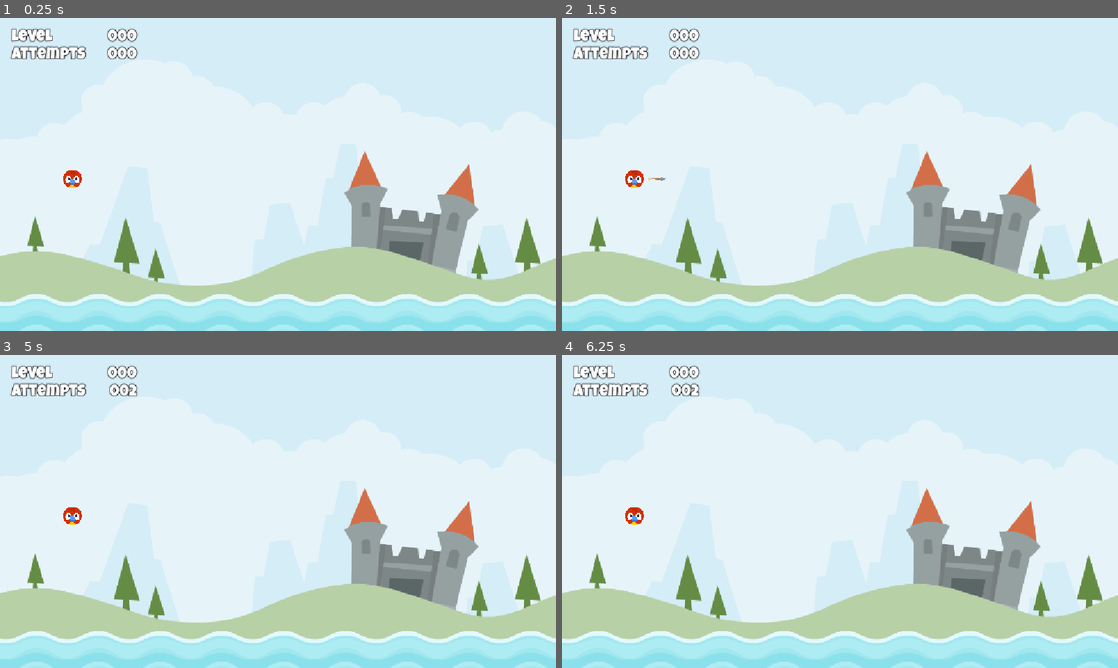
Above: before the commit, frames 1-4 (two rows, left to right).
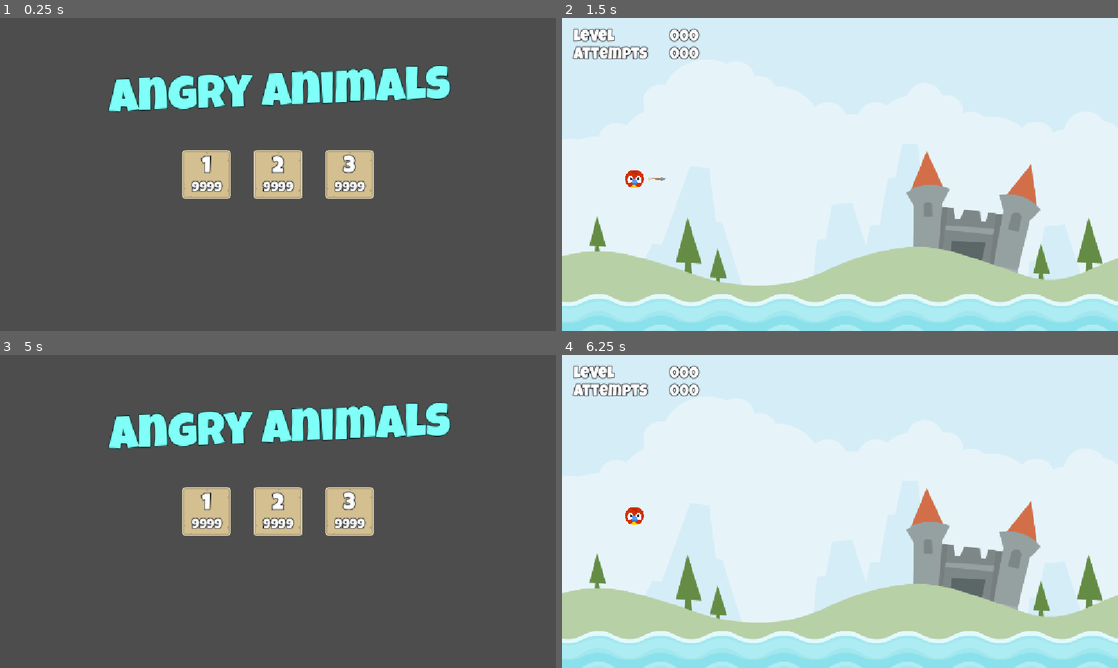
Above: after the commit, the same moments.

Repository: vivianamo/angry-animals
Game: Godot game, scene res://Scenes/Main/main.tscn
The game is run twice, just before and just after one commit, with the same random seed, the same clock (stepped at 60 frames per second) and the same inputs. Before the commit the project starts from res://Scenes/LevelBase/level_base.tscn.
Inputs (mouse positions are in pixels of both pictures, inside the frame that each line leads up to):
- Up to frame 1 (0.25 s): no input
- Up to frame 2 (1.5 s): click (767, 174) at 0.52 s; tap Enter at 1.25 s; drag from (634, 177) to (895, 105) at 1.27 s
- Up to frame 3 (5 s): drag from (166, 527) to (250, 574) at 2.02 s; move the mouse to (72, 514) at 2.77 s; press the mouse at (72, 514) at 2.78 s; hold Up (ui_up) 2.78-3.5 s; release the mouse at (72, 514) at 3.5 s; tap Space at 3.5 s; drag from (250, 574) to (111, 464) at 3.52 s; move the mouse to (444, 558) at 4.27 s; press the mouse at (444, 558) at 4.28 s; hold Down (ui_down) from 4.28 s (still down); tap Escape (ui_cancel) at 4.9 s
- Up to frame 4 (6.25 s): release Down (ui_down) at 5 s; release the mouse at (1006, 558) at 5 s; click (840, 511) at 5.02 s; tap Enter at 5.75 s; drag from (673, 464) to (756, 433) at 5.77 s

The runs differ from the first frame. In frame 1, 100% of the frame differs, in the area x 0-100%, y 0-100%; in frame 2, nothing differs; in frame 3, 100%; in frame 4, 0.2%.

Commit message:
95. 15 - Level Button

Diff:
--- a/Scenes/GameUi/game_ui.gd
+++ b/Scenes/GameUi/game_ui.gd
@@ -1,15 +1,14 @@
 extends Control
-
 
 var _total_cups: int = 1
 var _current_cups: int = 0
 var _attempts: int = -1
 
+const MAIN = preload("res://Scenes/Main/main.tscn")
+
 @onready var vb_complete: VBoxContainer = $VbComplete
 @onready var music: AudioStreamPlayer2D = $Music
 @onready var attempts_label: Label = $MarginContainer/VBoxContainer/HBAttempts2/AttemptsLabel
-
-
 
 # Called when the node enters the scene tree for the first time.
 func _ready() -> void:
@@ -29,3 +28,7 @@
 		vb_complete.visible = true
 		music.play()
 		get_tree().paused = true
+
+func _unhandled_input(event: InputEvent) -> void:
+	if event.is_action_pressed("ui_cancel"):
+			get_tree().change_scene_to_packed(MAIN)
--- a/Scenes/LevelBase/level_3.tscn
+++ b/Scenes/LevelBase/level_3.tscn
@@ -1,5 +1,18 @@
 [gd_scene format=3 uid="uid://ba7pb0e5o5oc6"]
 
 [ext_resource type="PackedScene" uid="uid://bwjo0qqbe10tc" path="res://Scenes/LevelBase/level_base.tscn" id="1_rlio8"]
+[ext_resource type="PackedScene" uid="uid://c0r8lspl71gj5" path="res://Scenes/Cup/cup.tscn" id="2_blxs8"]
 
 [node name="Level3" unique_id=565985264 instance=ExtResource("1_rlio8")]
+
+[node name="Cup" parent="." index="5" unique_id=1431755983 instance=ExtResource("2_blxs8")]
+position = Vector2(265, 452)
+
+[node name="Cup2" parent="." index="6" unique_id=375482264 instance=ExtResource("2_blxs8")]
+position = Vector2(673, 195)
+
+[node name="Cup3" parent="." index="7" unique_id=842529748 instance=ExtResource("2_blxs8")]
+position = Vector2(893, 416)
+
+[node name="Cup4" parent="." index="8" unique_id=758210350 instance=ExtResource("2_blxs8")]
+position = Vector2(893, 416)
--- /dev/null
+++ b/Scenes/LevelButton/level_button.gd
@@ -0,0 +1,31 @@
+extends TextureButton
+
+
+
+@export var level_number: int = 1
+
+@onready var animation_player: AnimationPlayer = $AnimationPlayer
+@onready var level_label: Label = $MarginContainer/VB/LevelLabel
+
+
+
+# Called when the node enters the scene tree for the first time.
+func _ready() -> void:
+	level_label.text = str(level_number)
+	mouse_entered.connect(_on_mouse_entered)
+	mouse_exited.connect(_on_mouse_exited)
+	pressed.connect(_on_pressed)
+
+func _on_mouse_entered() -> void:
+	animation_player.play("mouse_entered")
+
+
+func _on_mouse_exited() -> void:
+	animation_player.play("mouse_exited")
+
+
+func _on_pressed() -> void:
+	# We're making the assumption that this does exist, if not the program will crash :>
+	get_tree().change_scene_to_file(
+		"res://Scenes/LevelBase/level_%d.tscn" % level_number
+	)
--- /dev/null
+++ b/Scenes/LevelButton/level_button.tscn
@@ -0,0 +1,111 @@
+[gd_scene format=3 uid="uid://4rmjn4nuowkt"]
+
+[ext_resource type="Texture2D" uid="uid://cfn0foh3tn8rx" path="res://Assets/ui/panel_beige.png" id="1_flwdi"]
+[ext_resource type="Script" uid="uid://bfexg7ypixnuu" path="res://Scenes/LevelButton/level_button.gd" id="2_6ttex"]
+[ext_resource type="FontFile" uid="uid://cvggivpkv0c32" path="res://Assets/fonts/LuckiestGuy-Regular.ttf" id="2_fqyka"]
+
+[sub_resource type="LabelSettings" id="LabelSettings_6ttex"]
+font = ExtResource("2_fqyka")
+font_size = 48
+font_color = Color(0.99646384, 0.99646395, 0.99646395, 1)
+outline_size = 6
+outline_color = Color(0.096204735, 0.09620475, 0.096204735, 1)
+
+[sub_resource type="LabelSettings" id="LabelSettings_fqyka"]
+font = ExtResource("2_fqyka")
+font_size = 28
+font_color = Color(0.99646384, 0.99646395, 0.99646395, 1)
+outline_size = 6
+outline_color = Color(0.096204735, 0.09620475, 0.096204735, 1)
+
+[sub_resource type="Animation" id="Animation_6j25p"]
+length = 0.001
+tracks/0/type = "value"
+tracks/0/imported = false
+tracks/0/enabled = true
+tracks/0/path = NodePath(".:scale")
+tracks/0/interp = 1
+tracks/0/loop_wrap = true
+tracks/0/keys = {
+"times": PackedFloat32Array(0),
+"transitions": PackedFloat32Array(1),
+"update": 0,
+"values": [Vector2(1, 1)]
+}
+
+[sub_resource type="Animation" id="Animation_6ttex"]
+resource_name = "mouse_entered"
+length = 0.2
+step = 0.1
+tracks/0/type = "value"
+tracks/0/imported = false
+tracks/0/enabled = true
+tracks/0/path = NodePath(".:scale")
+tracks/0/interp = 1
+tracks/0/loop_wrap = true
+tracks/0/keys = {
+"times": PackedFloat32Array(0, 0.2),
+"transitions": PackedFloat32Array(1, 1),
+"update": 0,
+"values": [Vector2(1, 1), Vector2(1.1, 1.1)]
+}
+
+[sub_resource type="Animation" id="Animation_2b86x"]
+resource_name = "mouse_exited"
+length = 0.2
+step = 0.1
+tracks/0/type = "value"
+tracks/0/imported = false
+tracks/0/enabled = true
+tracks/0/path = NodePath(".:scale")
+tracks/0/interp = 1
+tracks/0/loop_wrap = true
+tracks/0/keys = {
+"times": PackedFloat32Array(0, 0.2),
+"transitions": PackedFloat32Array(1, 1),
+"update": 0,
+"values": [Vector2(1.1, 1.1), Vector2(1, 1)]
+}
+
+[sub_resource type="AnimationLibrary" id="AnimationLibrary_6j25p"]
+_data = {
+&"RESET": SubResource("Animation_6j25p"),
+&"mouse_entered": SubResource("Animation_6ttex"),
+&"mouse_exited": SubResource("Animation_2b86x")
+}
+
+[node name="LevelButton" type="TextureButton" unique_id=1608696636]
+offset_right = 40.0
+offset_bottom = 40.0
+pivot_offset_ratio = Vector2(0.5, 0.5)
+texture_normal = ExtResource("1_flwdi")
+script = ExtResource("2_6ttex")
+
+[node name="MarginContainer" type="MarginContainer" parent="." unique_id=1866666992]
+layout_mode = 1
+anchors_preset = 15
+anchor_right = 1.0
+anchor_bottom = 1.0
+grow_horizontal = 2
+grow_vertical = 2
+theme_override_constants/margin_top = 12
+
+[node name="VB" type="VBoxContainer" parent="MarginContainer" unique_id=27078078]
+layout_mode = 2
+
+[node name="LevelLabel" type="Label" parent="MarginContainer/VB" unique_id=1361892746]
+layout_mode = 2
+text = "99"
+label_settings = SubResource("LabelSettings_6ttex")
+horizontal_alignment = 1
+vertical_alignment = 1
+
+[node name="ScoreLabel2" type="Label" parent="MarginContainer/VB" unique_id=1612661601]
+layout_mode = 2
+text = "9999"
+label_settings = SubResource("LabelSettings_fqyka")
+horizontal_alignment = 1
+vertical_alignment = 1
+
+[node name="AnimationPlayer" type="AnimationPlayer" parent="." unique_id=928180689]
+libraries/ = SubResource("AnimationLibrary_6j25p")
--- a/Scenes/Main/main.tscn
+++ b/Scenes/Main/main.tscn
@@ -1,8 +1,12 @@
 [gd_scene format=3 uid="uid://bqwhw18amwl8"]
 
 [ext_resource type="Texture2D" uid="uid://vjwqogrfrf0x" path="res://Assets/env/MainBG.png" id="1_1r6ip"]
+[ext_resource type="PackedScene" uid="uid://4rmjn4nuowkt" path="res://Scenes/LevelButton/level_button.tscn" id="2_lixft"]
+[ext_resource type="AudioStream" uid="uid://dq6biam7w66jn" path="res://Assets/audio/birdsong.wav" id="3_qw60k"]
+[ext_resource type="LabelSettings" uid="uid://bu0krnnrxyi1" path="res://Resources/LightBlueLabel96.tres" id="4_5yls4"]
 
 [node name="Main" type="Control" unique_id=1356774469]
+process_mode = 3
 layout_mode = 3
 anchors_preset = 15
 anchor_right = 1.0
@@ -19,3 +23,47 @@
 grow_vertical = 2
 texture = ExtResource("1_1r6ip")
 expand_mode = 2
+
+[node name="HBoxContainer" type="HBoxContainer" parent="." unique_id=1053713020]
+layout_mode = 1
+anchors_preset = 8
+anchor_left = 0.5
+anchor_top = 0.5
+anchor_right = 0.5
+anchor_bottom = 0.5
+offset_left = -20.0
+offset_top = -20.0
+offset_right = 20.0
+offset_bottom = 20.0
+grow_horizontal = 2
+grow_vertical = 2
+theme_override_constants/separation = 48
+
+[node name="LevelButton" parent="HBoxContainer" unique_id=1608696636 instance=ExtResource("2_lixft")]
+layout_mode = 2
+
+[node name="LevelButton2" parent="HBoxContainer" unique_id=1257504596 instance=ExtResource("2_lixft")]
+layout_mode = 2
+level_number = 2
+
+[node name="LevelButton3" parent="HBoxContainer" unique_id=1848670265 instance=ExtResource("2_lixft")]
+layout_mode = 2
+level_number = 3
+
+[node name="Music" type="AudioStreamPlayer" parent="." unique_id=135473907]
+stream = ExtResource("3_qw60k")
+autoplay = true
+
+[node name="Label" type="Label" parent="." unique_id=1391848170]
+layout_mode = 1
+anchors_preset = 5
+anchor_left = 0.5
+anchor_right = 0.5
+offset_left = -352.0
+offset_top = 127.0
+offset_right = 356.0
+offset_bottom = 224.0
+grow_horizontal = 2
+rotation = -0.039899573
+text = "Angry Animals"
+label_settings = ExtResource("4_5yls4")
--- a/project.godot
+++ b/project.godot
@@ -11,7 +11,7 @@
 [application]
 
 config/name="Angry Animals"
-run/main_scene="uid://bwjo0qqbe10tc"
+run/main_scene="uid://bqwhw18amwl8"
 config/features=PackedStringArray("4.7", "GL Compatibility")
 config/icon="res://icon.svg"
 
Not shown, changed: Assets/audio/birdsong.wav.import
Not shown, added: Scenes/LevelButton/level_button.gd.uid
